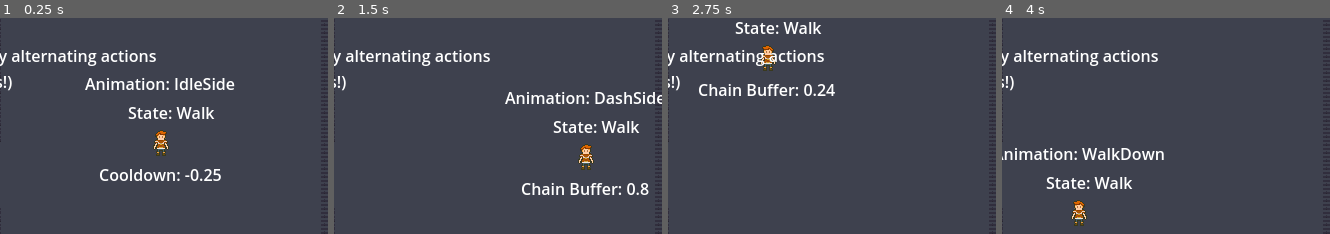
Above: before the commit, frames 1-4 (left to right).
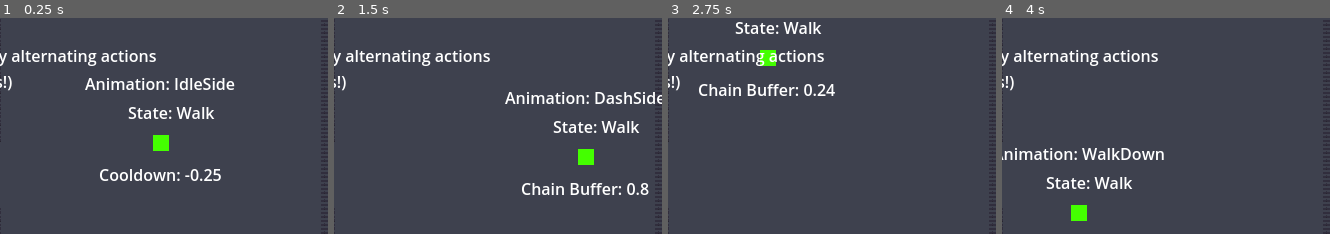
Above: after the commit, the same moments.

Repository: UVGDClub/PassTheGame_2024
Game: Godot game, scene res://src/proc_gen/GeneratingLevel.tscn
Two runs of this game, one before a commit and one after it. Both use one fixed random seed, a clock stepped at 60 frames per second and the inputs below.
Inputs (mouse positions are % of the whole screen's width and height, from its top left):
- Up to frame 1 (0.25 s): no input
- Up to frame 2 (1.5 s): tap Enter at 0.5, 1.25 s; move the mouse to (53, 70) at 0.52 s; hold W (up) from 0.53 s (still down); click (53, 70) at 0.6 s; move the mouse to (94, 65) at 1.27 s; right-click (94, 65) at 1.35 s
- Up to frame 3 (2.75 s): tap Enter at 2 s; move the mouse to (23, 35) at 2.02 s; release W (up) at 2.03 s; hold A (left) from 2.03 s (still down); click (23, 35) at 2.1 s
- Up to frame 4 (4 s): tap Enter at 2.75, 3.5 s; move the mouse to (64, 50) at 2.77 s; right-click (64, 50) at 2.85 s; move the mouse to (41, 25) at 3.52 s; release A (left) at 3.53 s; hold S (down) from 3.53 s (still down); click (41, 25) at 3.6 s
The pictures show only the part of the screen within x 34-84%, y 21-71%; the shares and areas given below are measured in that part.

The runs differ from the first frame. In frame 1, 0.5% of the frame differs, in the area x 46-52%, y 51-64%; in frame 2, 0.5%; in frame 3, 0.4%; in frame 4, 0.5%.

Commit message:
very slight change that makes things a little better

Diff:
--- a/src/player/player.tscn
+++ b/src/player/player.tscn
@@ -1,11 +1,10 @@
-[gd_scene load_steps=33 format=3 uid="uid://d3ym2eve3i077"]
+[gd_scene load_steps=32 format=3 uid="uid://d3ym2eve3i077"]
 
 [ext_resource type="Script" path="res://src/player/player.gd" id="1_lho8y"]
 [ext_resource type="Script" path="res://src/state_machine/state_machine.gd" id="2_jacng"]
 [ext_resource type="Script" path="res://src/player/states/Walk.gd" id="3_tik4p"]
 [ext_resource type="Script" path="res://src/player/states/Dash.gd" id="4_2x4ls"]
 [ext_resource type="Script" path="res://src/player/states/Attack.gd" id="5_xbnno"]
-[ext_resource type="Texture2D" uid="uid://dovry1wq6dkj6" path="res://assets/art/player/player_NOT_TEMP.png" id="6_d2jl1"]
 
 [sub_resource type="RectangleShape2D" id="RectangleShape2D_ccntx"]
 size = Vector2(16, 16)
@@ -14,7 +13,7 @@
 size = Vector2(16, 16)
 
 [sub_resource type="RectangleShape2D" id="RectangleShape2D_dmb70"]
-size = Vector2(16, 32)
+size = Vector2(16, 16)
 
 [sub_resource type="LabelSettings" id="LabelSettings_gamxu"]
 
@@ -110,7 +109,6 @@
 script = ExtResource("1_lho8y")
 
 [node name="TerrainShape2D" type="CollisionShape2D" parent="."]
-scale = Vector2(1, 1.5)
 shape = SubResource("RectangleShape2D_ccntx")
 
 [node name="CardPickup" type="Area2D" parent="."]
@@ -178,7 +176,6 @@
 [node name="Flip" type="Node2D" parent="."]
 
 [node name="temp_Sprite" type="Sprite2D" parent="Flip"]
-texture = ExtResource("6_d2jl1")
 
 [node name="Hurtbox" type="Area2D" parent="Flip"]
 collision_layer = 0
@@ -187,4 +184,8 @@
 [node name="CollisionShape2D" type="CollisionShape2D" parent="Flip/Hurtbox"]
 shape = SubResource("RectangleShape2D_6118o")
 
+[node name="Polygon2D" type="Polygon2D" parent="Flip"]
+color = Color(0.266667, 1, 0, 1)
+polygon = PackedVector2Array(-8, -8, -8, 8, 8, 8, 8, -8)
+
 [connection signal="area_shape_entered" from="CardPickup" to="." method="_on_card_pickup_area_shape_entered"]
--- a/src/proc_gen/GeneratingLevel.gd
+++ b/src/proc_gen/GeneratingLevel.gd
@@ -4,7 +4,7 @@
 @onready var camera = $Camera2D
 @onready var player = $Player
 
-const ROOM_SIZE = Vector2(48, 27)
+const ROOM_SIZE = Vector2(44, 24)
 const HALLWAY_LENGTH = Vector2(15, 15)
 
 const START_RECT_SIZE = Vector2(20, 20)
